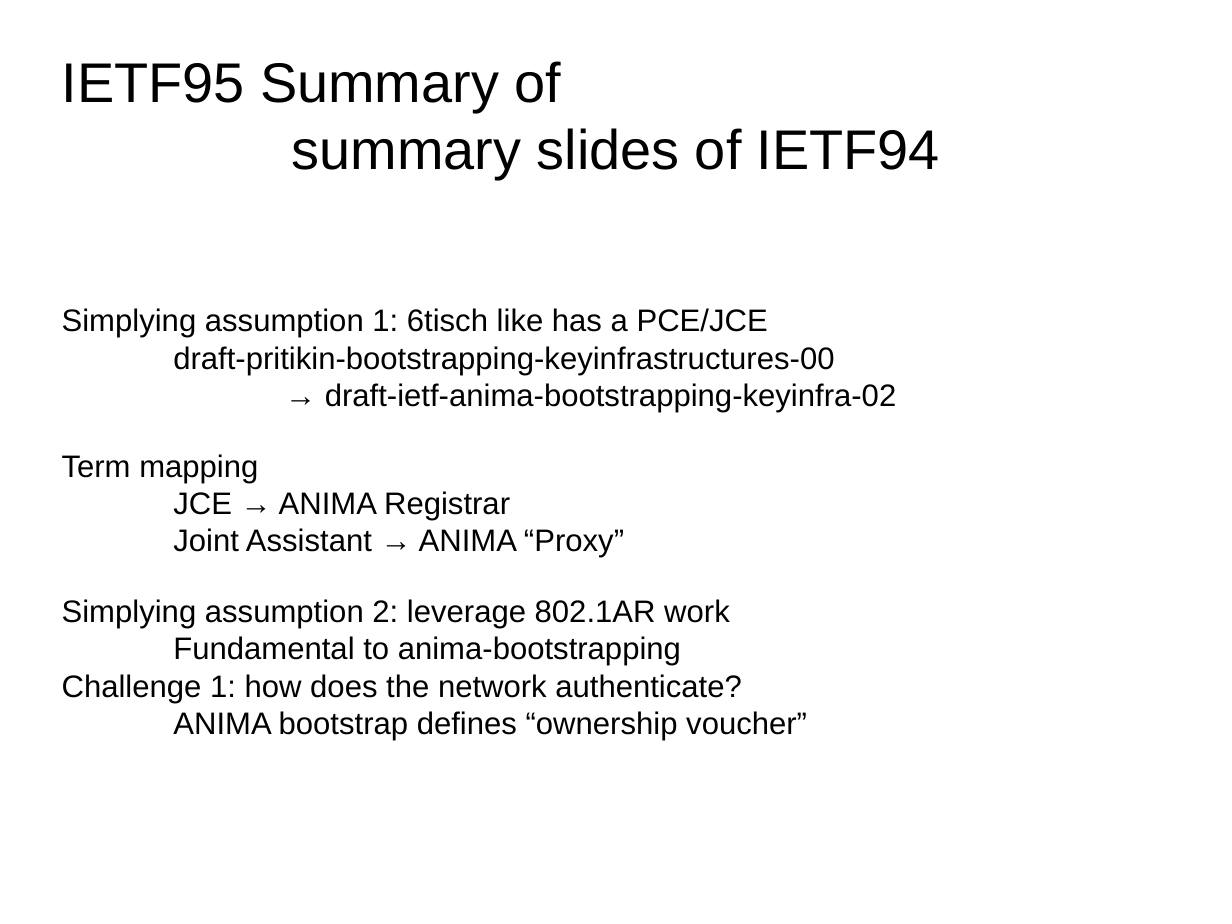
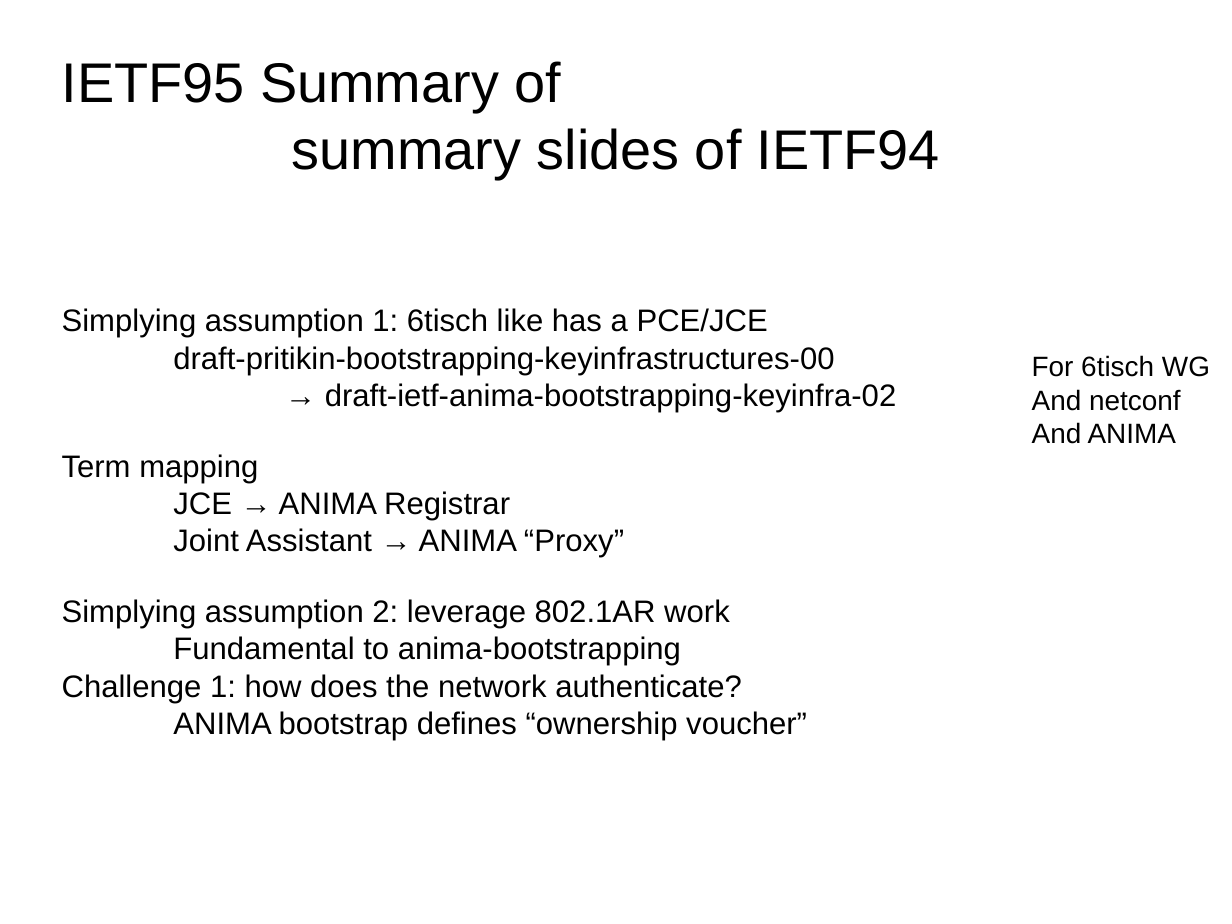
Before and after one commit to anima-wg/anima-bootstrap, a slide deck: slide 1 of ietf95_6tisch_security_summary.pptx. Drawn at 1232x924 pixels with LibreOffice and Linux fonts; fonts in the diff are those of the drawing. Boxes give left, top, right and bottom in pixels: in the first picture for what was removed or moved away, otherwise in the second. Text is boxed around its words. In the diff, an @@ line names an element or a change of style, - is before the commit and + after.

Commit message:
added contrast to netconf

```diff
--- a/ietf95_6tisch_security_summary.pptx
+++ b/ietf95_6tisch_security_summary.pptx
@@ text added at (1032,355,1210,444), 18 pt, text #000000 @@
+For 6tisch WG
+And netconf
+And ANIMA
```
Also in this commit, not shown: 2 other slides changed, 3 slides added, 4 other files.
